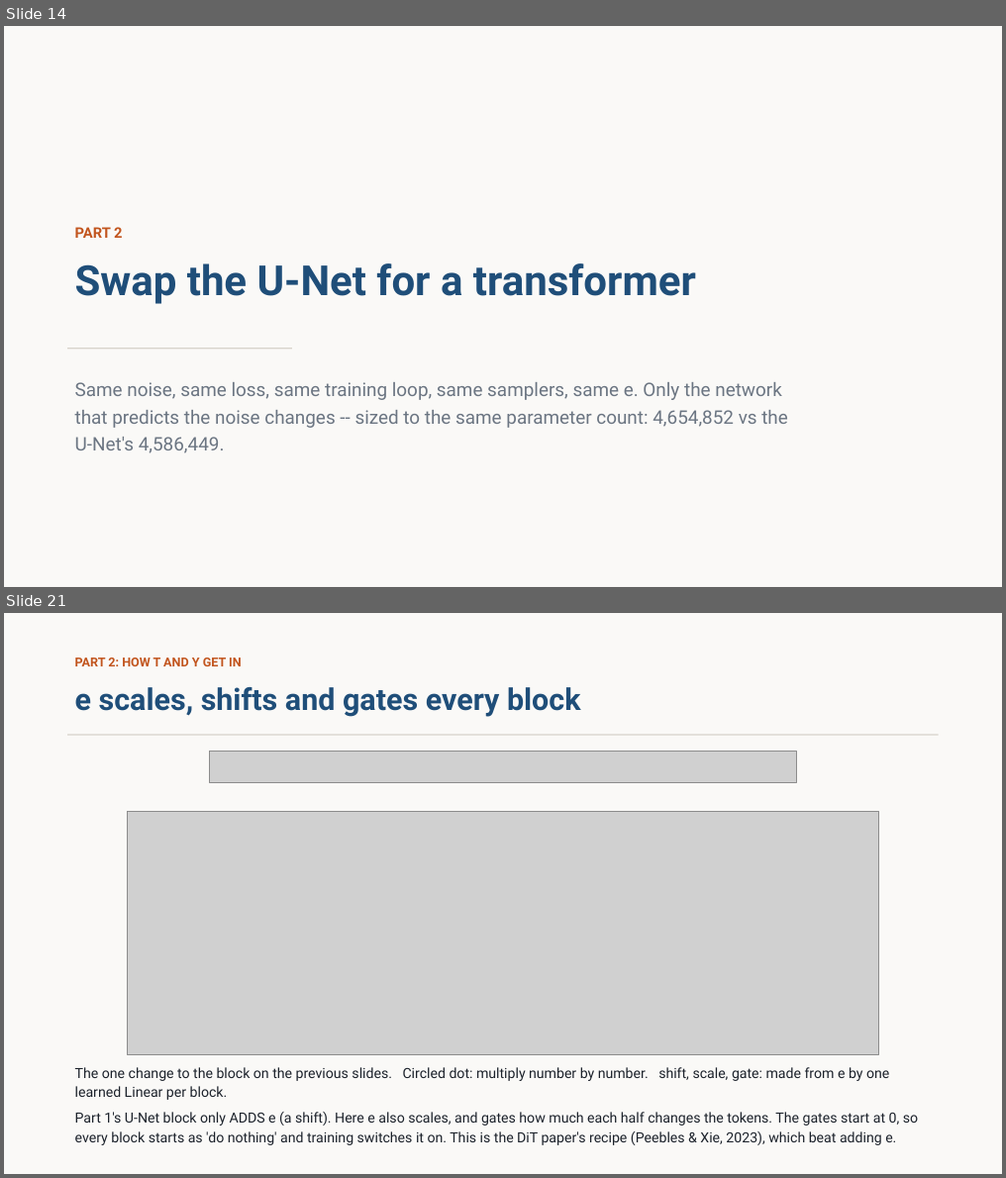
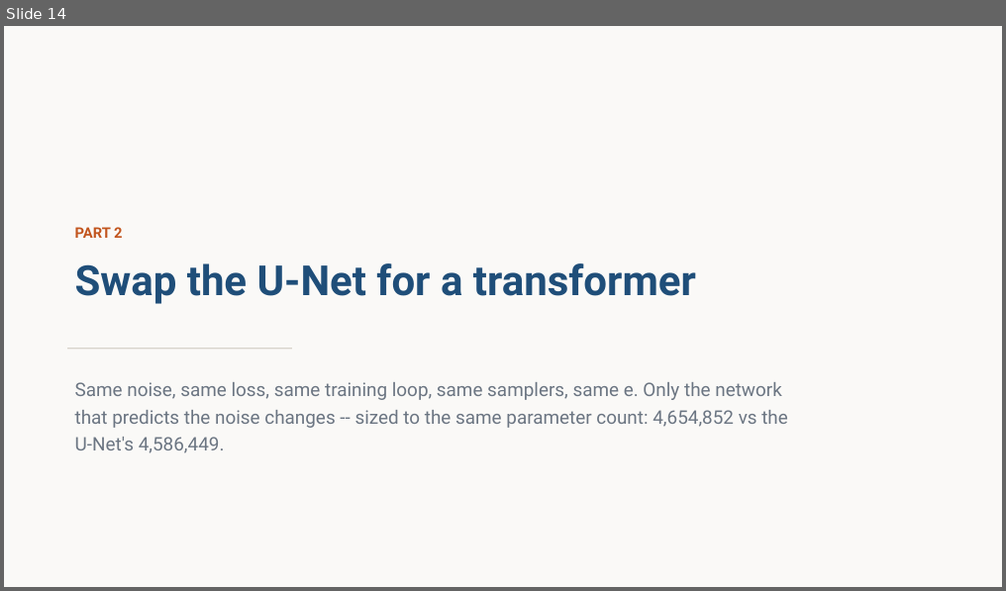
Before and after one commit to stanthemaker/tutorial_ml, a slide deck: week5_diffusion/slides/week5_diffusion.pptx. Shown one above the other, each under a label of ours: slides 14 and 21 before the commit, slide 14 after it; the slides between them are not shown. The pictures are 1006x1178 and 1006x591 pixels, drawn with LibreOffice and Linux fonts; fonts in the diff are those of the drawing; grey boxes stand for pictures. Boxes give left, top, right and bottom in pixels: in the first picture for what was removed or moved away, otherwise in the second. Text is boxed around its words. In the diff, an @@ line names an element or a change of style, - is before the commit and + after.

```diff
--- a/week5_diffusion/slides/week5_diffusion.pptx
+++ b/week5_diffusion/slides/week5_diffusion.pptx
@@ slide 21 removed at (4,613,1002,1174), background #FAF9F7 @@
@@ text removed at (75,658,242,666) @@
-PART 2: HOW T AND Y GET IN
@@ text removed at (75,687,581,717) @@
-e scales, shifts and gates every block
@@ rectangle removed at (67,735,939,736) @@
@@ picture removed at (210,752,797,782) @@
@@ picture removed at (128,811,879,1055) @@
@@ text removed at (75,1067,918,1146) @@
-The one change to the block on the previous slides. Circled dot: multiply number by number. shift, scale, gate: made from e by one learned Linear per block.
-Part 1's U-Net block only ADDS e (a shift). Here e also scales, and gates how much each half changes the tokens. The gates start at 0, so every block starts as 'do nothing' and training switches it on. This is the DiT paper's recipe (Peebles & Xie, 2023), which beat adding e.
```
Also in this commit, not shown: 6 slides changed, 2 slides added, 3 other slides removed, 12 other files.
